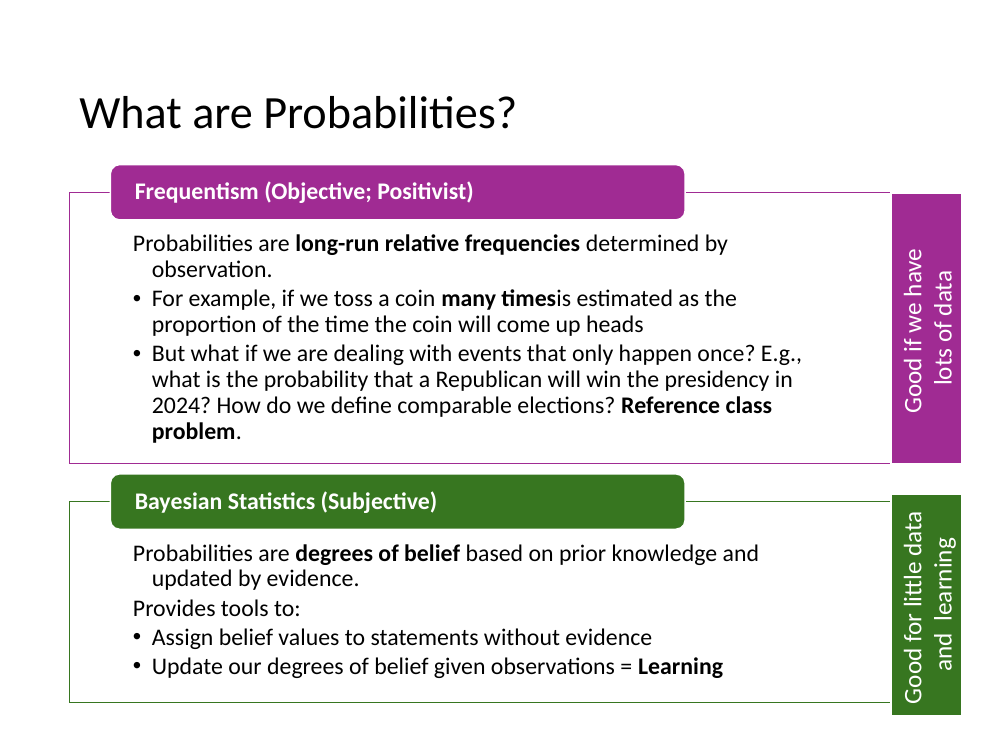
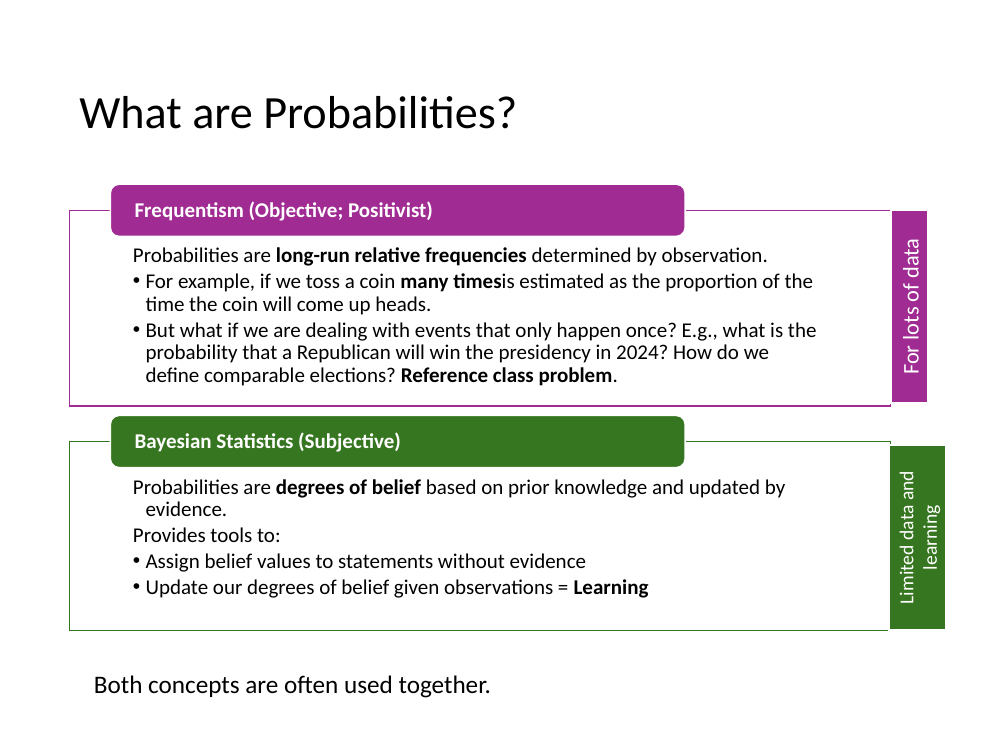
Before and after one commit to mhahsler/CS7320-AI, a slide deck: slide 9 of slides/12_uncertainty.pptx (slide 7 before the commit). Drawn at 1008x756 pixels with LibreOffice and Linux fonts; fonts in the diff are those of the drawing. Boxes give left, top, right and bottom in pixels: in the first picture for what was removed or moved away, otherwise in the second. Text is boxed around its words. In the diff, an @@ line names an element or a change of style, - is before the commit and + after.

```diff
--- a/slides/12_uncertainty.pptx
+++ b/slides/12_uncertainty.pptx
@@ rounded rectangle: place and size @@
-rounded rectangle at <box>110,164,684,220</box>
+rounded rectangle at <box>110,184,684,237</box>
@@ text "Frequentism (Objective; Positivist)": place and size @@
-text "Frequentism (Objective; Positivist)" at <box>135,181,473,203</box>
+text "Frequentism (Objective; Positivist)" at <box>135,201,433,221</box>
@@ text "Frequentism (Objective; Positivist)" at <box>135,201,433,221</box>: size 17 to 15 pt @@
@@ text "Probabilities are long-run relative frequencies ...": place and size @@
-text "Probabilities are long-run relative frequencies ..." at <box>133,234,802,443</box>
+text "Probabilities are long-run relative frequencies ..." at <box>133,247,816,386</box>
@@ rectangle: place and size @@
-rectangle at <box>70,193,891,464</box>
+rectangle at <box>70,211,891,406</box>
@@ rectangle "For lots of data": place and size @@
-rectangle "For lots of data" at <box>891,193,962,463</box>
+rectangle "For lots of data" at <box>892,210,929,404</box>
@@ text at <box>133,247,816,386</box>: size 17 to 15 pt in "Probabilities are long-run relative frequencies determined b ...", "But what if we are dealing with ..."; indent changed @@
@@ text in rectangle at <box>897,242,924,373</box>: text changed; size 18 to 16 pt @@
-Good if we have
-lots of data
+For lots of data
@@ text at <box>146,273,813,315</box>: text changed; size 17 to 15 pt @@
-  • For example, if we toss a coin many timesis estimated as the proportion of the time the coin will come up heads
+  • For example, if we toss a coin many timesis estimated as the proportion of the time the coin will come up heads.
@@ rounded rectangle: place and size @@
-rounded rectangle at <box>110,474,684,529</box>
+rounded rectangle at <box>110,415,684,468</box>
@@ text "Bayesian Statistics (Subjective)" at <box>135,432,401,452</box>: size 17 to 15 pt @@
@@ text "Bayesian Statistics (Subjective)": place and size @@
-text "Bayesian Statistics (Subjective)" at <box>135,491,438,513</box>
+text "Bayesian Statistics (Subjective)" at <box>135,432,401,452</box>
@@ text "Probabilities are degrees of belief ...": place and size @@
-text "Probabilities are degrees of belief ..." at <box>133,544,759,678</box>
+text "Probabilities are degrees of belief ..." at <box>133,479,785,598</box>
@@ text "Probabilities are degrees of belief ..." at <box>133,479,785,598</box>: size 17 to 15 pt; indent changed @@
@@ rectangle: place and size @@
-rectangle at <box>70,502,891,703</box>
+rectangle at <box>70,442,891,630</box>
@@ rectangle "Limited data and learning": place and size @@
-rectangle "Limited data and learning" at <box>891,494,962,716</box>
+rectangle "Limited data and learning" at <box>889,446,947,630</box>
@@ text in rectangle at <box>895,474,942,603</box>: text changed; size 18 to 14 pt @@
-Good for little data
-and learning
+Limited data and learning
@@ text added at <box>94,675,491,698</box>, 18 pt, text #000000 @@
+Both concepts are often used together.
```
Also in this commit, not shown: 35 other slides changed, 10 slides added, 2 slides removed, 22 other files.
